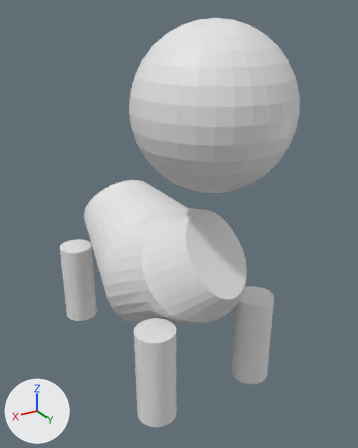
The Blender file BlenderModels/Player.blend as it was, and as the next commit left it.
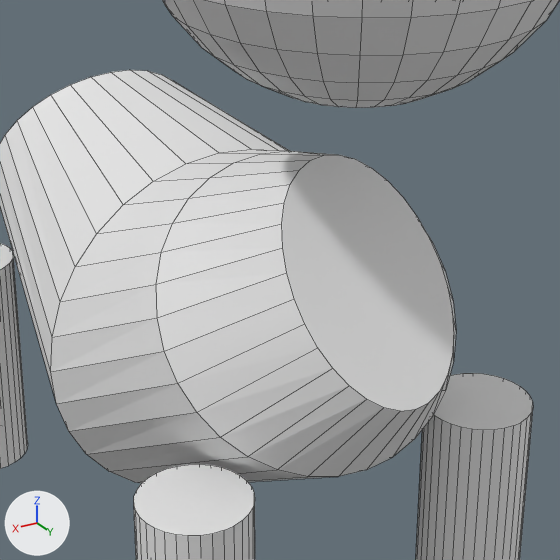
There are two pictures of each version: one whole from a 50 mm lens placed at (0.602, 1.13, 0.94), pointed at (-0.019, 0.095, 0.422), one close up on the part from 24% to 79% of the width and 35% to 79% of the height. The axes (+X, +Y, +Z) are drawn at lower left. The lights are the same throughout. The last two pictures show the newer version. The close-ups show mesh edges as thin lines.

Objects in the first close-up: 'BackRightLeg', 'Body', 'FrontLeftLeg', 'FrontRightLeg', 'Head'.
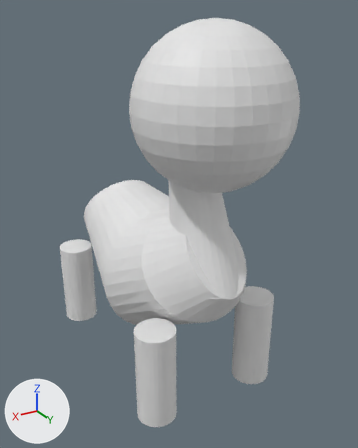
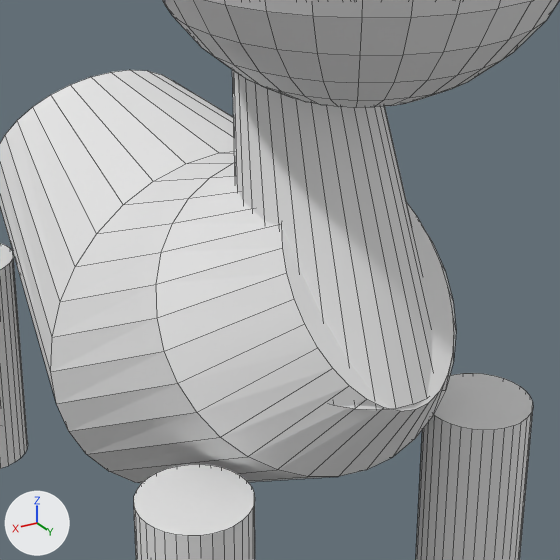
Where the change shows, as pixel boxes [x1, y1, x2, y2] in the close-ups (560 x 560 px):
'Neck', shown: after [232, 70, 432, 410]

Patch to the scene script:
```diff
--- a/BlenderModels/Player.blend.py
+++ b/BlenderModels/Player.blend.py
@@ ob_neck @@
 ob_neck.location = (0.0, 0.228, 0.542)
-ob_neck.hide_set(True)
```
